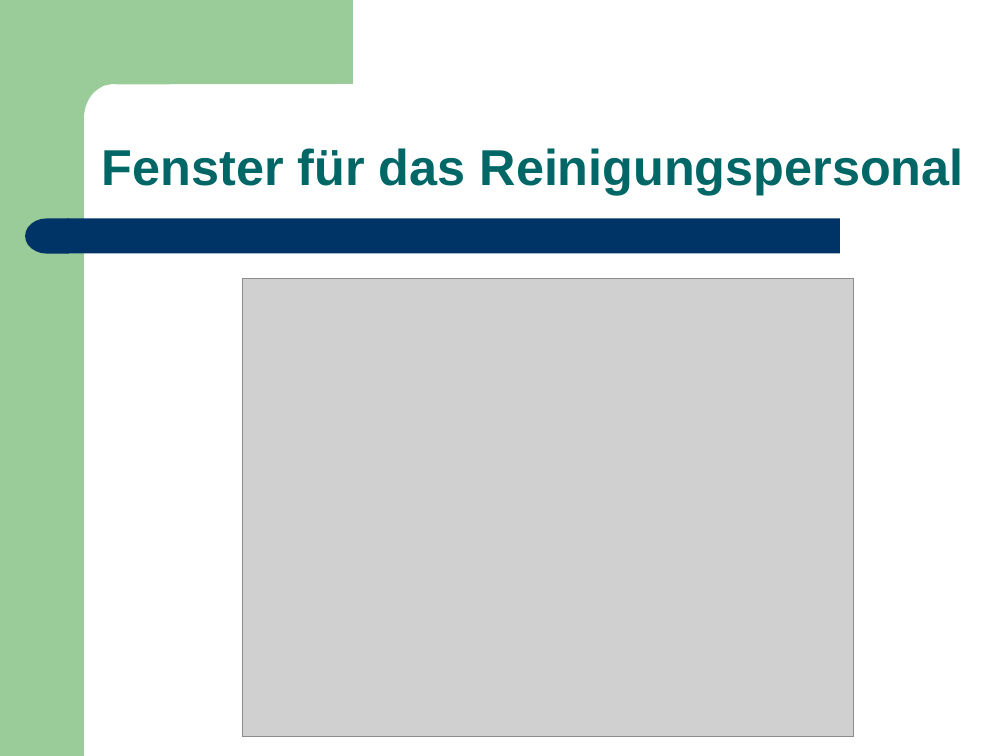
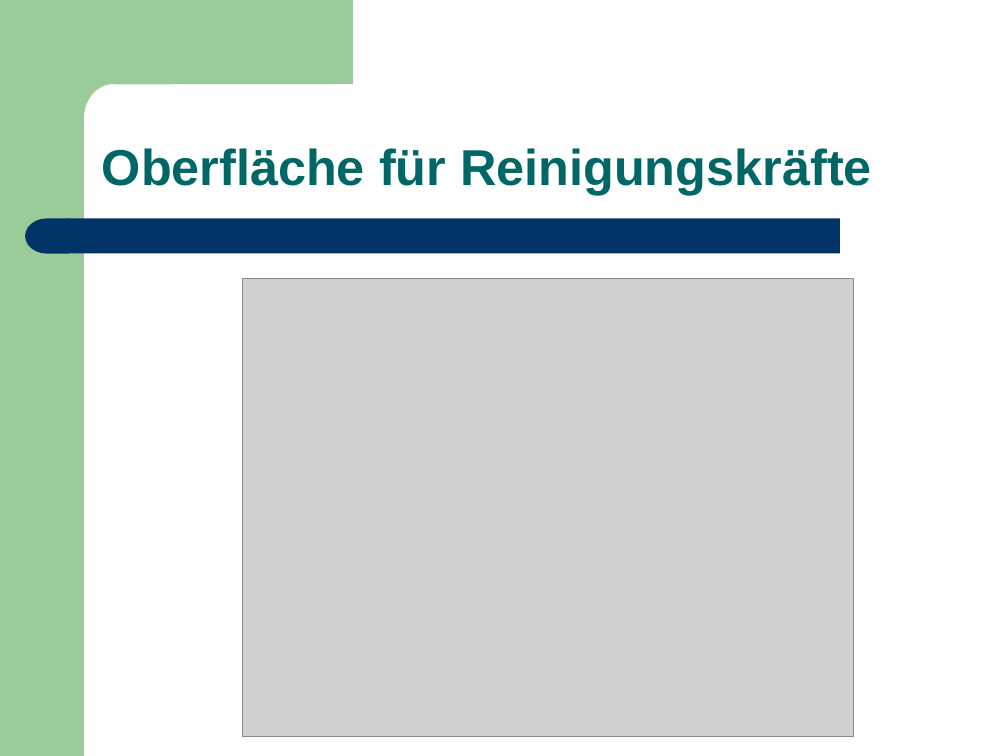
Before and after one commit to BackupTheBerlios/hics, a slide deck: slide 11 of Projektmanagement/hics_presentation.ppt. Drawn at 1008x756 pixels with LibreOffice and Linux fonts; fonts in the diff are those of the drawing; grey boxes stand for pictures. Boxes give left, top, right and bottom in pixels: in the first picture for what was removed or moved away, otherwise in the second. Text is boxed around its words. In the diff, an @@ line names an element or a change of style, - is before the commit and + after.

```diff
--- a/Projektmanagement/hics_presentation.ppt
+++ b/Projektmanagement/hics_presentation.ppt
@@ text at (102, 148, 872, 195): text changed @@
-Fenster für das Reinigungspersonal
+Oberfläche für Reinigungskräfte
```
Also in this commit, not shown: 6 other slides changed, 1 other file.
